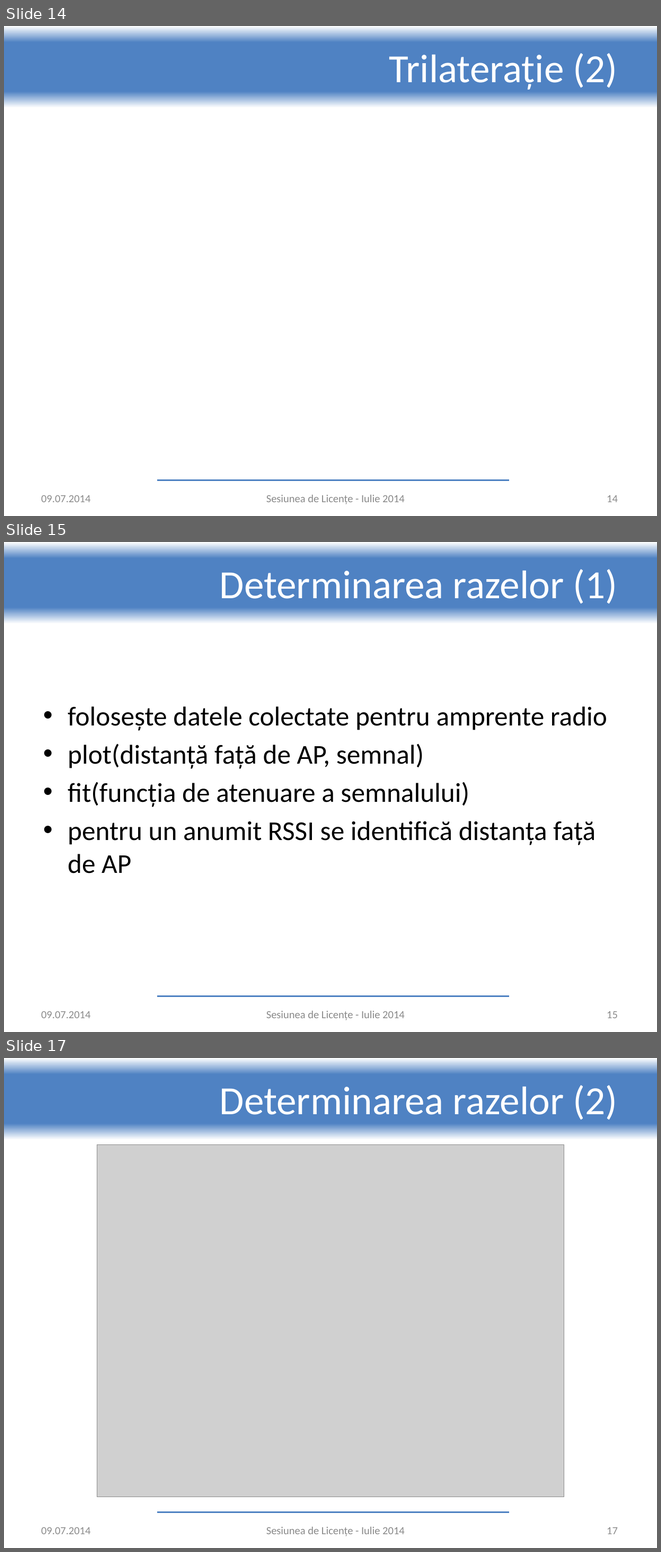
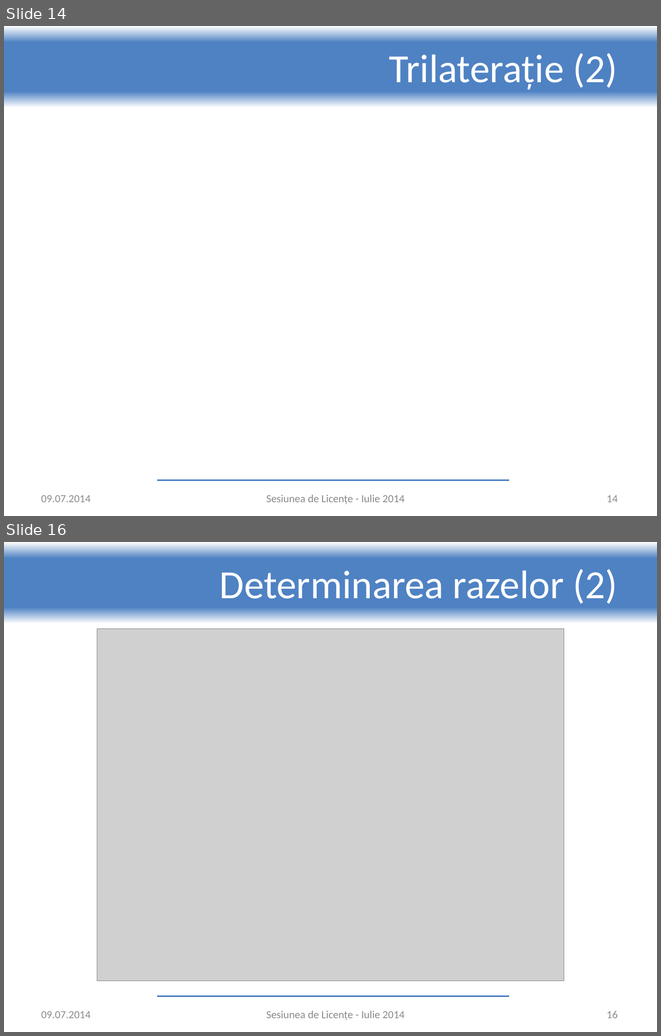
Before and after one commit to adrian-nicolau/radar, a slide deck: presentation.pptx. Shown one above the other, each under a label of ours: slides 14, 15 and 17 before the commit, slides 14 and 16 after it; the slides between them are not shown. The pictures are 661x1552 and 661x1036 pixels, drawn with LibreOffice and Linux fonts; fonts in the diff are those of the drawing; grey boxes stand for pictures; background and template pictures are left out. Boxes give left, top, right and bottom in pixels: in the first picture for what was removed or moved away, otherwise in the second. Text is boxed around its words. In the diff, an @@ line names an element or a change of style, - is before the commit and + after.

```diff
--- a/presentation.pptx
+++ b/presentation.pptx
@@ slide 15 removed at box(4, 542, 657, 1032), background #FFFFFF; not listed: 2 template elements that a slide beside it also shows @@
@@ title removed at box(220, 569, 617, 603) @@
-Determinarea razelor (1)
@@ text removed at box(68, 706, 607, 873) @@
-• folosește datele colectate pentru amprente radio
-• plot(distanță față de AP, semnal)
-• fit(funcția de atenuare a semnalului)
-• pentru un anumit RSSI se identifică distanța față de AP
@@ text removed at box(41, 1011, 90, 1018) @@
-09.07.2014
@@ text removed at box(266, 1011, 405, 1020) @@
-Sesiunea de Licențe - Iulie 2014
@@ page number removed at box(607, 1011, 618, 1018) @@
-15
@@ what was slide 17 is now slide 16 @@
@@ page number at box(607, 1011, 618, 1018): text changed @@
-17
+16
```
Also in this commit, not shown: 3 slides changed, 1 other file.
